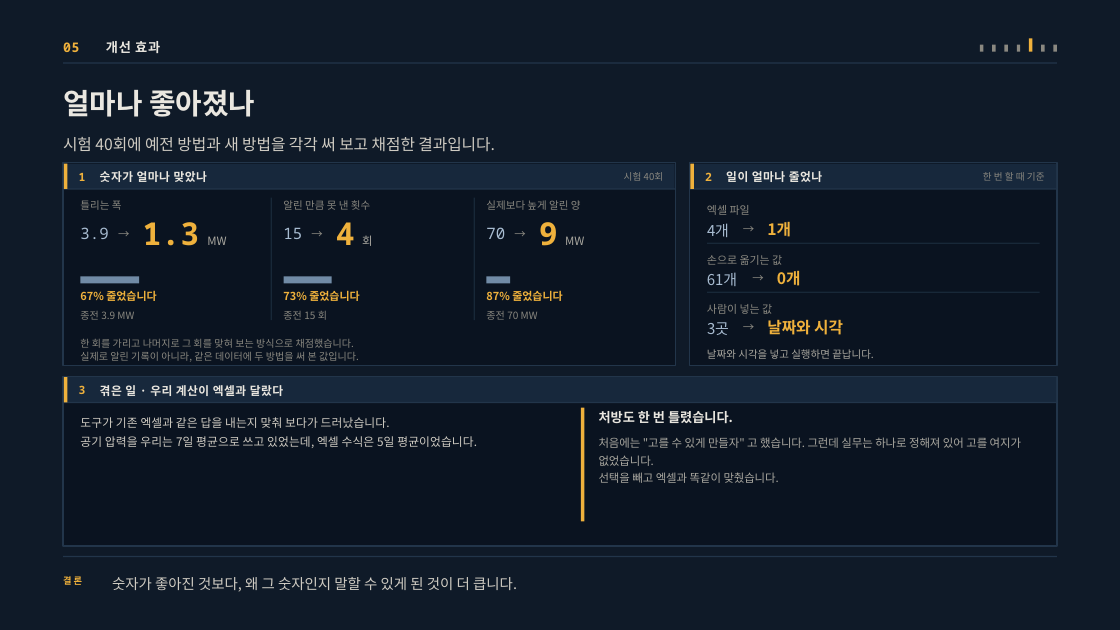
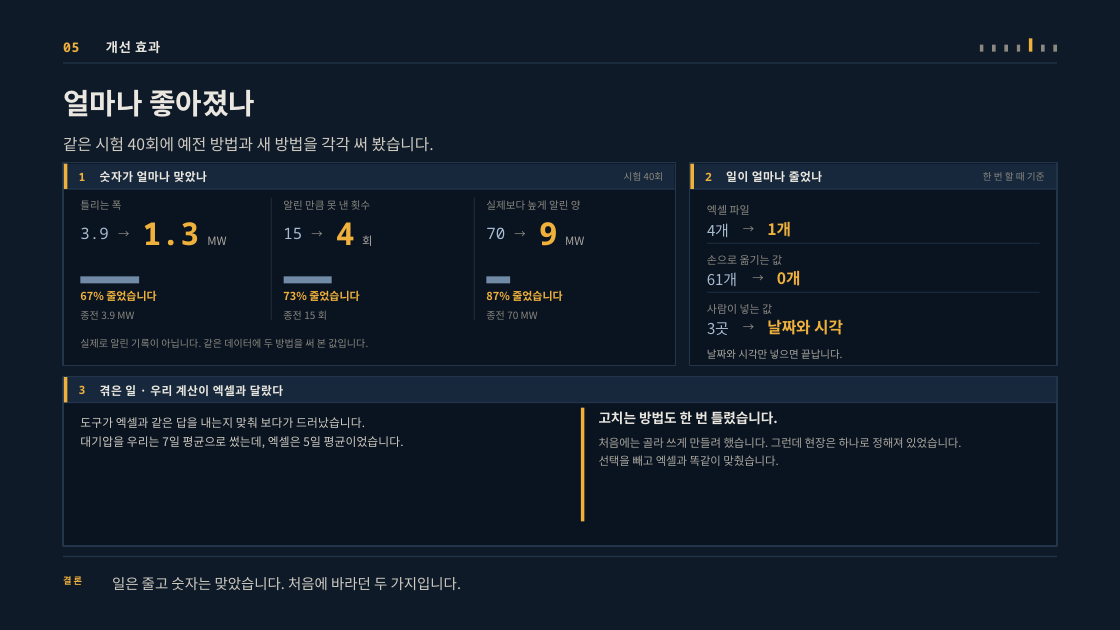
Before and after one commit to jooh-ai/Narae-AI, a slide deck: slide 8 of docs/ppt/위례_공급가능용량_최종발표_v3.pptx. Drawn at 1120x630 pixels with LibreOffice and Linux fonts; fonts in the diff are those of the drawing. Boxes give left, top, right and bottom in pixels: in the first picture for what was removed or moved away, otherwise in the second. Text is boxed around its words. In the diff, an @@ line names an element or a change of style, - is before the commit and + after.

```diff
--- a/docs/ppt/위례_공급가능용량_최종발표_v3.pptx
+++ b/docs/ppt/위례_공급가능용량_최종발표_v3.pptx
@@ text at (x1=63, y1=137, x2=434, y2=152): text changed @@
-시험 40회에 예전 방법과 새 방법을 각각 써 보고 채점한 결과입니다.
+같은 시험 40회에 예전 방법과 새 방법을 각각 써 봤습니다.
@@ text at (x1=80, y1=339, x2=368, y2=348): text changed @@
-한 회를 가리고 나머지로 그 회를 맞혀 보는 방식으로 채점했습니다.
-실제로 알린 기록이 아니라, 같은 데이터에 두 방법을 써 본 값입니다.
+실제로 알린 기록이 아닙니다. 같은 데이터에 두 방법을 써 본 값입니다.
@@ text at (x1=707, y1=349, x2=842, y2=359): text changed @@
-날짜와 시각을 넣고 실행하면 끝납니다.
+날짜와 시각만 넣으면 끝납니다.
@@ text at (x1=80, y1=417, x2=404, y2=448): text changed @@
-도구가 기존 엑셀과 같은 답을 내는지 맞춰 보다가 드러났습니다.
-공기 압력을 우리는 7일 평균으로 쓰고 있었는데, 엑셀 수식은 5일 평균이었습니다.
+도구가 엑셀과 같은 답을 내는지 맞춰 보다가 드러났습니다.
+대기압을 우리는 7일 평균으로 썼는데, 엑셀은 5일 평균이었습니다.
@@ text at (x1=599, y1=411, x2=778, y2=425): text changed; size 11.2 to 11.6 pt @@
-처방도 한 번 틀렸습니다.
+고치는 방법도 한 번 틀렸습니다.
@@ text at (x1=599, y1=437, x2=961, y2=448): text changed @@
-처음에는 "고를 수 있게 만들자" 고 했습니다. 그런데 실무는 하나로 정해져 있어 고를 여지가 없었습니다.
+처음에는 골라 쓰게 만들려 했습니다. 그런데 현장은 하나로 정해져 있었습니다.
@@ text at (x1=112, y1=577, x2=461, y2=590): text changed @@
-숫자가 좋아진 것보다, 왜 그 숫자인지 말할 수 있게 된 것이 더 큽니다.
+일은 줄고 숫자는 맞았습니다. 처음에 바라던 두 가지입니다.
```
Also in this commit, not shown: 8 other slides changed, 11 other files.
